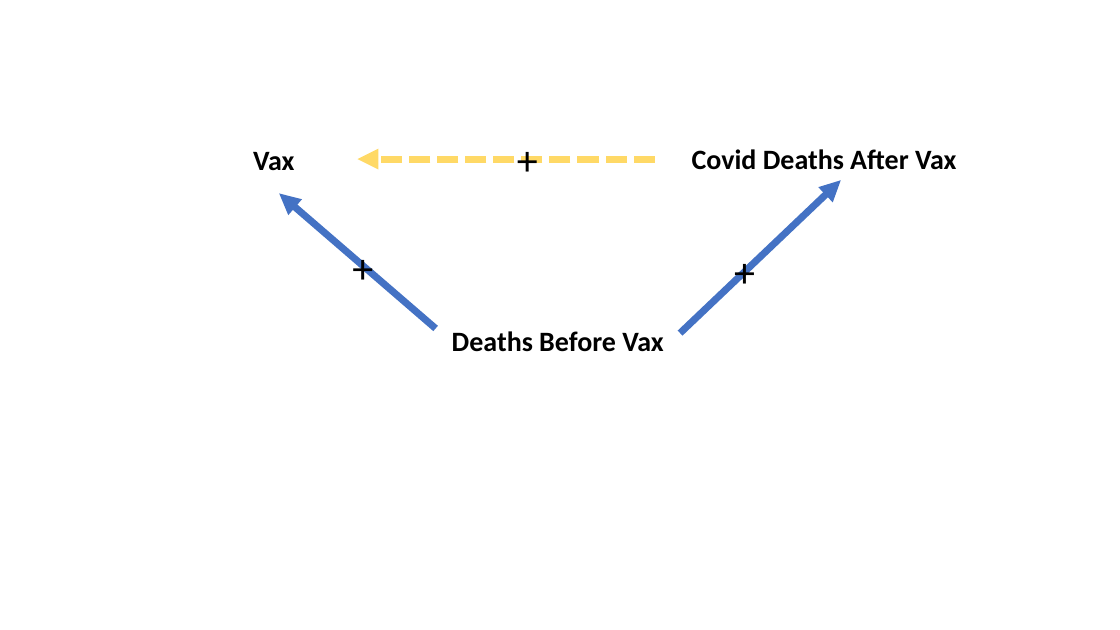
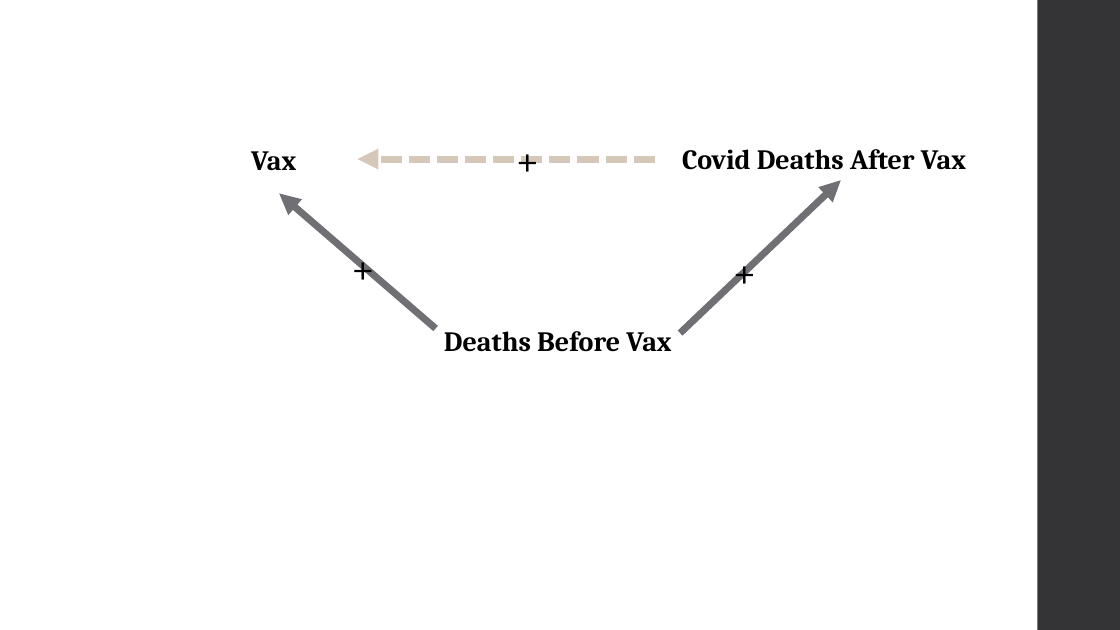
Before and after one commit to mondpanther/datastorieshub, a slide deck: slide 3 of docs/slides/Covid and Vaxx.pptx (slide 2 before the commit). Drawn at 1120x630 pixels with LibreOffice and Linux fonts; fonts in the diff are those of the drawing. Boxes give left, top, right and bottom in pixels: in the first picture for what was removed or moved away, otherwise in the second. Text is boxed around its words. In the diff, an @@ line names an element or a change of style, - is before the commit and + after.

```diff
--- a/docs/slides/Covid and Vaxx.pptx
+++ b/docs/slides/Covid and Vaxx.pptx
@@ rectangle added at (1038, 0, 1120, 630), fill #353537 @@
@@ arrow (655, 159) - (358, 159): stroke #FFD966 6 pt dashed to #D5C8B8 6 pt dashed @@
@@ arrow (436, 329) - (279, 193): stroke #4472C4 6 pt to #6F6F74 6 pt @@
@@ arrow (681, 334) - (841, 181): stroke #4472C4 6 pt to #6F6F74 6 pt @@
@@ font Calibri to Cambria in 6 elements at (682, 149, 966, 170), (251, 151, 296, 171), (444, 331, 671, 352), (305, 237, 420, 297), (470, 129, 585, 189), (687, 242, 802, 302) @@
```
Also in this commit, not shown: 1 other slide changed, 1 slide added, 9 other files.
